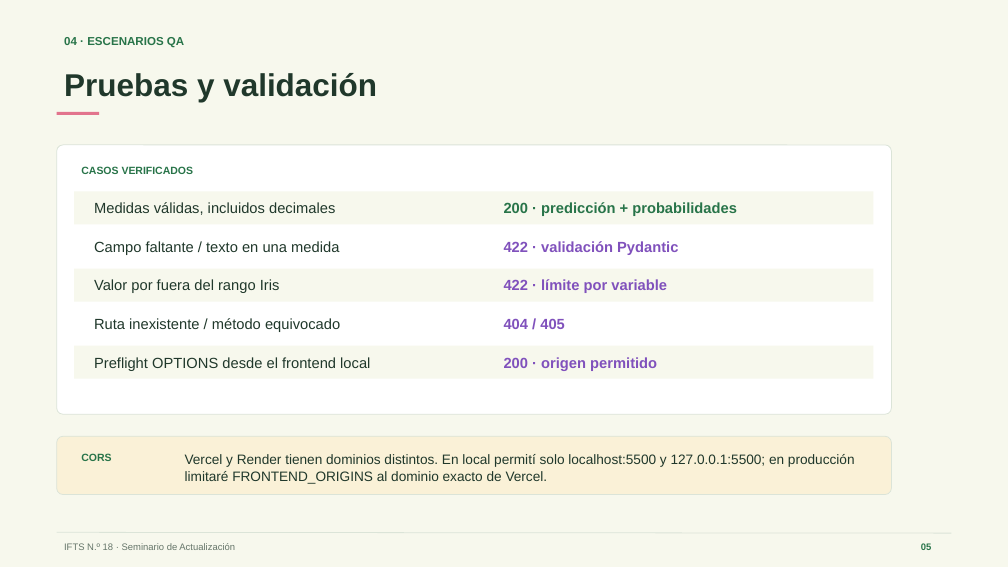
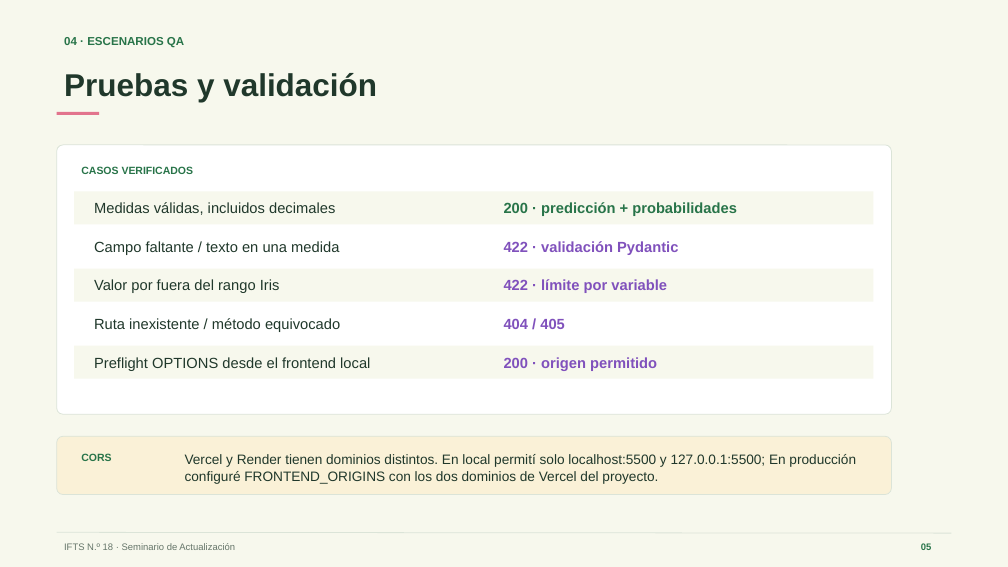
Before and after one commit to griseldablanco78-blip/Seminario2026, a slide deck: slide 5 of Clase 13/TP_Final/TPF_Blanco_Griselda.pptx. Drawn at 1008x567 pixels with LibreOffice and Linux fonts; fonts in the diff are those of the drawing. Boxes give left, top, right and bottom in pixels: in the first picture for what was removed or moved away, otherwise in the second. Text is boxed around its words. In the diff, an @@ line names an element or a change of style, - is before the commit and + after.

Commit message:
Clase 13: publicar API Iris y conectar frontend
Tarea: desplegar FastAPI en Render, configurar CORS y enlazar la web estática con el endpoint público.

Actualiza el README con las URLs verificadas y los casos 200/422 observados en Swagger. Revisa el informe y las diapositivas con el estado real de publicación. Solo modifica Clase 13/TP_Final; deja afuera los materiales de consigna de la profesora.

```diff
--- a/Clase 13/TP_Final/TPF_Blanco_Griselda.pptx
+++ b/Clase 13/TP_Final/TPF_Blanco_Griselda.pptx
@@ text at (185,454,856,484): text changed @@
-Vercel y Render tienen dominios distintos. En local permití solo localhost:5500 y 127.0.0.1:5500; en producción limitaré FRONTEND_ORIGINS al dominio exacto de Vercel.
+Vercel y Render tienen dominios distintos. En local permití solo localhost:5500 y 127.0.0.1:5500; En producción configuré FRONTEND_ORIGINS con los dos dominios de Vercel del proyecto.
```
Also in this commit, not shown: 2 other slides changed, 3 other files.
